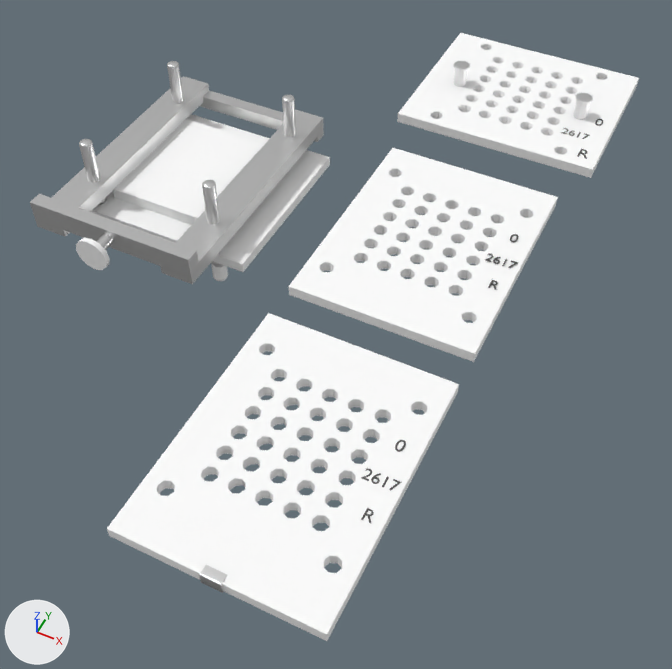
The glTF model assets/Kapselfuellgeraet.gltf: old version first, new version second.
One viewpoint serves both versions: a 50 mm lens placed at (0.271, -0.353, 0.34), pointed at (0.115, -0.041, -0.049). Every picture has the same lights, and +X, +Y and +Z are marked at lower left. Where no turn or scale is listed for an object, it has been applied to the vertices. Vertices at the same position are counted once.

Names of what the first picture shows: 'Druck-Stößel001', 'Druck-Stößel002', 'Gestell', 'Lochplatte_A', 'Lochplatte_B', 'Lochplatte_C', 'Schraube.001', 'Unterteil'.
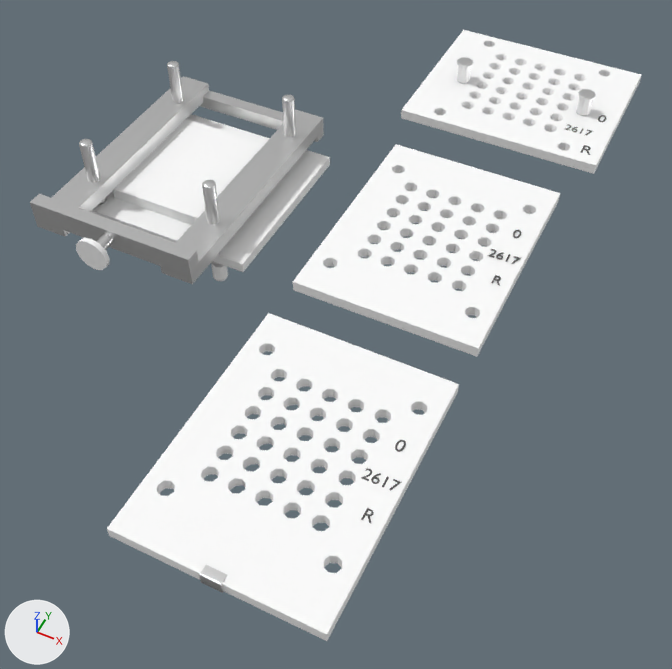
Changed parts and their boxes [x1, y1, x2, y2] in the pictures (672 x 669 px):
'Lochplatte_B', mesh moved: before [289, 148, 558, 362]; after [293, 144, 560, 356]
'Lochplatte_A', reshaped: before [397, 33, 639, 178]; after [401, 30, 642, 174]
'Druck-Stößel001', moved: before [574, 93, 593, 120]; after [577, 89, 596, 116]
'Druck-Stößel002', moved: before [454, 61, 470, 87]; after [457, 57, 473, 83]

Diff of the bpy script that builds the scene:
```diff
--- a/assets/Kapselfuellgeraet.gltf.py
+++ b/assets/Kapselfuellgeraet.gltf.py
@@ me_lochplatte_a @@
 # used by ob_lochplatte_a; location = (0.1501, 0.15, 0.0002)
-me_lochplatte_a.from_pydata(...)  # 3906 vertices, 7952 faces; spans x -0.062..0.0611, y -0.0523..0.0527, z -0.0033..0.0027
+me_lochplatte_a.from_pydata(...)  # 4034 vertices, 8208 faces; spans x -0.0614..0.0617, y -0.0483..0.0567, z -0.003..0.003
+# me_lochplatte_a part 1: 3906 vertices removed from x -0.062..0.0611, y -0.0523..0.0527, z -0.0033..0.0027; 4034 vertices added at x -0.0614..0.0617, y -0.0483..0.0567, z -0.003..0.003
 me_lochplatte_a.materials.append(mat_plastic)
@@ me_lochplatte_b @@
 me_lochplatte_b.from_pydata(...)  # 3442 vertices, 7016 faces; spans x -0.0505..0.0505, y -0.0641..0.0649, z -0.003..0.003
 # used by ob_lochplatte_b; location = (0.15, 0.0, 0.0)
+# me_lochplatte_b part 2: the whole mesh is moved by (0.0003, 0.0039, 0.0)
 me_lochplatte_b.materials.append(mat_plastic)
@@ ob_druck_stößel001 @@
 ob_druck_stößel001 = bpy.data.objects.new('Druck-Stößel001', me_mesh_029)
-ob_druck_stößel001.location = (0.1891, 0.1455, 0.0119)
+ob_druck_stößel001.location = (0.1897, 0.1496, 0.0122)
@@ ob_druck_stößel002 @@
 ob_druck_stößel002 = bpy.data.objects.new('Druck-Stößel002', me_mesh_030)
-ob_druck_stößel002.location = (0.11, 0.1455, 0.0119)
+ob_druck_stößel002.location = (0.1107, 0.1496, 0.0122)
```
